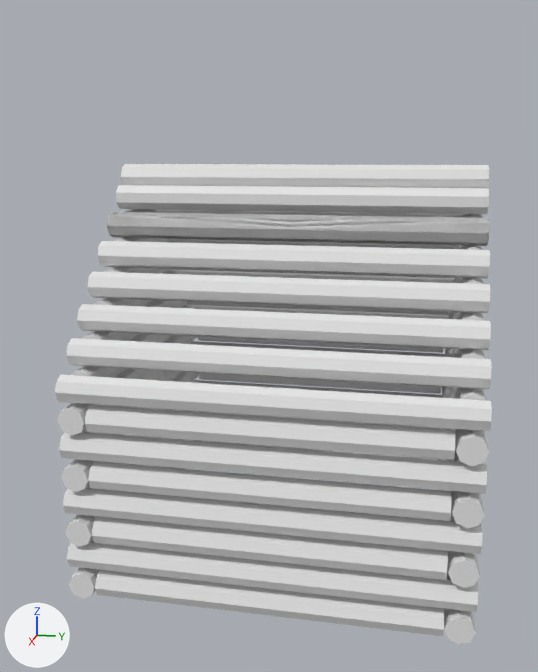
The Blender file forest-river.blend: old version first, new version second.
One viewpoint serves both versions: a 50 mm camera at (11.82, 1.9, 6.12) aimed at (0.41, -0.39, 3.27). Lighting does not change. The marker at lower left points along +X, +Y and +Z. The older version comes first.

The older version as bpy lines, for what is in view:
```python
me_cylinder_005 = bpy.data.meshes.new('Cylinder.005')
me_cylinder_005.from_pydata(...)  # 854 vertices, 610 faces; spans x -2.87..2.87, y -2.87..2.87, z -0.2..3.16
me_cylinder_006 = bpy.data.meshes.new('Cylinder.006')
me_cylinder_006.from_pydata(...)  # 218 vertices, 122 faces; spans x -2.48..0.0, y -2.87..0.0, z 3.63..6.41
ob_cylinder_005 = bpy.data.objects.new('Cylinder.005', me_cylinder_005)
ob_cylinder_005.location = (0.0, 0.0, 0.0)
ob_cylinder_006 = bpy.data.objects.new('Cylinder.006', me_cylinder_006)
ob_cylinder_006.location = (0.0, 0.0, -0.46)
_m = ob_cylinder_006.modifiers.new('Mirror', 'MIRROR')
_m.use_axis = (True, True, False)
_m.use_clip = True
```
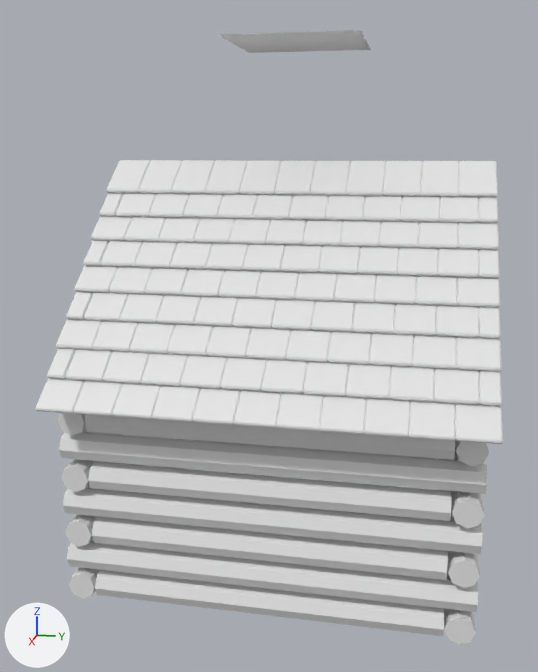
Commit message: Part 2 at 13:46

Changed parts and their boxes [x1, y1, x2, y2] in the pictures (538 x 672 px):
'Cube.004', added
    after: [35, 160, 503, 444]
'Plane.003', added
    after: [219, 30, 371, 53]
'Cylinder.006', unchanged, covered by the edit
    before: [66, 164, 491, 389]

The change, as a list of edits to the scene's bpy script:
```text
Add me_plane_003:
    me_plane_003.from_pydata([(-1.0, -1.0, 0.0), (1.0, -1.0, 0.0), (-1.0, 1.0, 0.0), (1.0, 1.0, 0.0)], [], [(0, 1, 3, 2)])
Add me_cube_004:
    me_cube_004.from_pydata(...)  # 2472 vertices, 2678 faces; spans x -0.01..3.28, y -2.96..2.97, z -2.95..0.24
Add ob_plane_003:
    ob_plane_003 = bpy.data.objects.new('Plane.003', me_plane_003)
    ob_plane_003.location = (0.0, 0.0, 7.73)
Add ob_cube_004:
    ob_cube_004 = bpy.data.objects.new('Cube.004', me_cube_004)
    ob_cube_004.location = (0.0, 0.0, 5.76)
```
